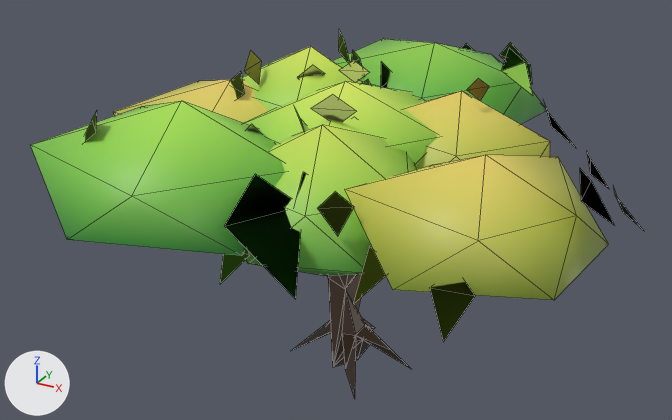
An edit to the glTF model src/assets/tree_lowSpread_1.glb, drawn before and after from the same camera.
Rendered twice from a 50 mm camera at (12.23, -23.17, 16.48) aimed at (-0.86, 0.63, 4.58). The lights are fixed; the arrows at lower left show +X, +Y and +Z. The older version comes first. Mesh edges are drawn as thin lines. Vertices at exactly the same position are counted once.

Names of what the first picture shows: 'lowSpread'.
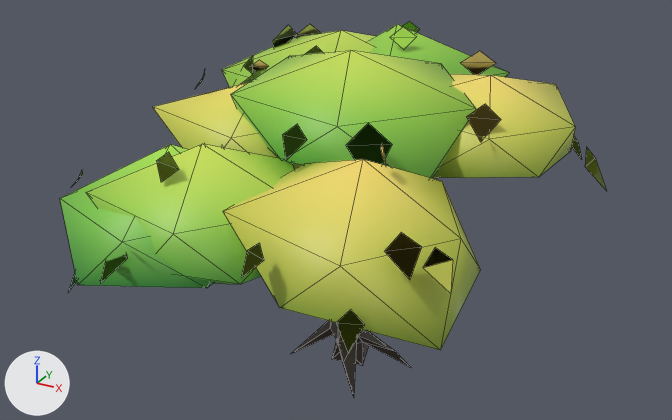
Pixel boxes (x1, y1, x2, y2) of what changed, in the pictures (672 x 420 px; the box of a moved part takes in the faces that stretch with it):
'lowSpread', reshaped, moved, rescaled (11% narrower): before (30, 29, 644, 399); after (60, 21, 607, 398)
part 1 of me_lowspread, moved or reshaped (not visible before): after (585, 148, 607, 191)
part 2 of me_lowspread, moved or reshaped (not visible before): after (68, 273, 77, 292)
part 3 of me_lowspread, moved or reshaped: before (220, 247, 250, 284); after (100, 254, 128, 283)
part 4 of me_lowspread, rebuilt: before (291, 274, 410, 399); after (291, 178, 437, 398)
part 5 of me_lowspread, rebuilt: before (333, 38, 546, 124); after (369, 24, 509, 77)
part 6 of me_lowspread, rebuilt: before (246, 125, 417, 276); after (223, 159, 481, 350)
part 7 of me_lowspread, rebuilt: before (242, 46, 363, 111); after (153, 82, 301, 169)
part 8 of me_lowspread, rebuilt: before (244, 81, 438, 167); after (231, 50, 476, 178)
part 9 of me_lowspread, rebuilt: before (405, 91, 550, 169); after (433, 74, 575, 178)
part 10 of me_lowspread, rebuilt (18% narrower, 10% shorter): before (30, 101, 285, 256); after (86, 144, 295, 284)
part 11 of me_lowspread, rebuilt (not visible afterwards): before (461, 43, 474, 51)
part 12 of me_lowspread, deleted: before (85, 29, 644, 342)
part 13 of me_lowspread, reshaped: before (114, 79, 609, 300); after (60, 21, 582, 353)

Patch to the scene script:
```diff
--- a/src/assets/tree_lowSpread_1.glb.py
+++ b/src/assets/tree_lowSpread_1.glb.py
@@ me_lowspread @@
 # used by ob_lowspread; location = (0.04, 1.18, 4.6); scale = (9.4, 9.4, 9.4)
-me_lowspread.from_pydata(...)  # 359 vertices, 395 faces; spans x -0.94..0.94, y -1.0..1.0, z -0.55..0.55
+me_lowspread.from_pydata(...)  # 359 vertices, 396 faces; spans x -0.78..0.78, y -1.0..1.0, z -0.6..0.6
+# me_lowspread part 1: the loose piece of 4 vertices spanning x 0.6..0.69, y 0.0..0.11, z 0.1..0.24 is moved by (0.1, 0.07, 0.08)
+# me_lowspread part 2: the loose piece of 4 vertices spanning x -0.77..-0.67, y -0.44..-0.35, z 0.06..0.2 is moved by (0.13, -0.44, -0.13)
+# me_lowspread part 3: the loose piece of 4 vertices spanning x -0.03..0.07, y -0.87..-0.79, z 0.12..0.24 is moved by (-0.36, -0.13, -0.03)
+# me_lowspread part 4: the loose piece of 71 vertices spanning x -0.53..0.55, y -0.61..0.46, z -0.55..0.22 is rebuilt with 71 vertices and now spans x -0.44..0.37, y -0.65..0.57, z -0.6..0.24
+# me_lowspread part 5: the loose piece of 12 vertices spanning x -0.36..0.37, y -0.01..0.79, z 0.14..0.47 is rebuilt with 12 vertices and now spans x -0.51..0.29, y 0.15..0.89, z 0.12..0.54
+# me_lowspread part 6: the loose piece of 12 vertices spanning x -0.27..0.4, y -0.75..-0.19, z 0.0..0.46 is rebuilt with 12 vertices and now spans x -0.11..0.61, y -0.94..-0.19, z -0.01..0.44
+# me_lowspread part 7: the loose piece of 12 vertices spanning x -0.61..-0.01, y -0.14..0.4, z 0.1..0.49 is rebuilt with 12 vertices and now spans x -0.74..-0.07, y -0.36..0.34, z 0.0..0.43
+# me_lowspread part 8: the loose piece of 12 vertices spanning x -0.35..0.3, y -0.51..0.23, z 0.14..0.47 is rebuilt with 12 vertices and now spans x -0.47..0.4, y -0.36..0.32, z 0.19..0.6
+# me_lowspread part 9: the loose piece of 12 vertices spanning x 0.02..0.58, y -0.23..0.29, z 0.01..0.45 is rebuilt with 12 vertices and now spans x -0.03..0.66, y -0.18..0.48, z 0.18..0.51
+# me_lowspread part 10: the loose piece of 12 vertices spanning x -0.69..0.08, y -1.0..-0.25, z 0.11..0.5 is rebuilt with 12 vertices and now spans x -0.57..0.12, y -0.92..-0.32, z -0.05..0.41
+# me_lowspread part 11: the loose piece of 4 vertices spanning x -0.1..0.1, y 0.83..1.0, z 0.14..0.39 is rebuilt with 4 vertices and now spans x -0.03..0.09, y 0.89..1.0, z 0.18..0.35
+# me_lowspread part 12: 43 loose pieces with 172 vertices, spanning x -0.54..0.94, y -0.88..0.94, z -0.02..0.55, are deleted
+# me_lowspread part 13
+# 28 vertices are removed from x -0.94..0.84, y -0.73..0.36, z 0.01..0.42
+# 42 faces are deleted
+# 200 vertices are added at x -0.78..0.63, y -0.97..0.94, z -0.08..0.56
+# 128 new faces join them
 me_lowspread.materials.append(mat_defaultmaterial)
@@ ob_lowspread @@
 ob_lowspread = bpy.data.objects.new('lowSpread', me_lowspread)
-ob_lowspread.location = (0.04, 1.18, 4.6)
-ob_lowspread.scale = (9.4, 9.4, 9.4)
+ob_lowspread.location = (0.31, 0.78, 4.71)
+ob_lowspread.scale = (8.79, 8.79, 8.79)
```
